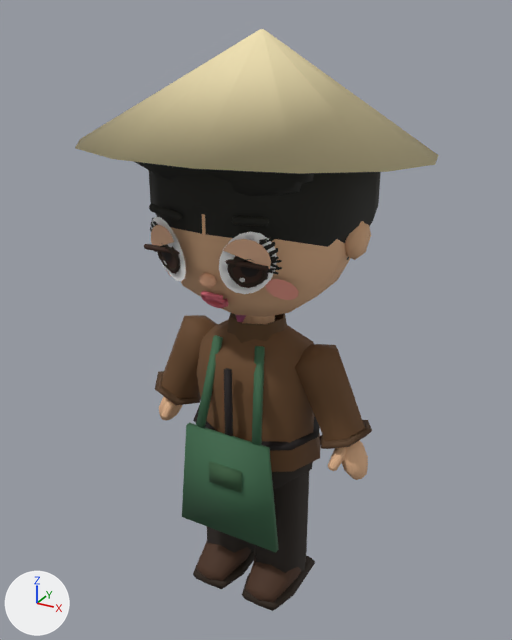
What one commit did to the glTF model assets/npc-moi/npc-vendor-nau-vua.glb.
One viewpoint serves both versions: a 50 mm lens placed at (0.718, -1.311, 1.373), pointed at (-0.012, 0.016, 0.71). The axes (+X, +Y, +Z) are drawn at lower left. The lights are the same throughout. The picture after the commit comes second.

The older version as bpy lines, for what is in view:
```python
me_eyes_tired = bpy.data.meshes.new('eyes_tired')
me_eyes_tired.from_pydata(...)  # 176 vertices, 196 faces; spans x -0.142..0.142, y -0.233..-0.185, z 0.872..0.991
me_eyes_tired.materials.append(mat_m_eyes_tired)
me_eyes_wide = bpy.data.meshes.new('eyes_wide')
me_eyes_wide.from_pydata(...)  # 130 vertices, 120 faces; spans x -0.144..0.144, y -0.225..-0.183, z 0.866..0.998
me_eyes_wide.materials.append(mat_m_eyes_wide)
me_npc_body = bpy.data.meshes.new('npc_body')
me_npc_body.from_pydata(...)  # 955 vertices, 1682 faces; spans x -0.373..0.373, y -0.361..0.364, z 0.0..1.336
me_npc_body.materials.append(mat_m_npc_vendor)
ob_eyes_tired = bpy.data.objects.new('eyes_tired', me_eyes_tired)
ob_eyes_tired.location = (0.0, 0.0, 0.0)
ob_eyes_wide = bpy.data.objects.new('eyes_wide', me_eyes_wide)
ob_eyes_wide.location = (0.0, 0.0, 0.0)
ob_npc_body = bpy.data.objects.new('npc_body', me_npc_body)
ob_npc_body.location = (0.0, 0.0, 0.0)
# also in view: 'face' at (0.0, -0.17, 0.87)
```
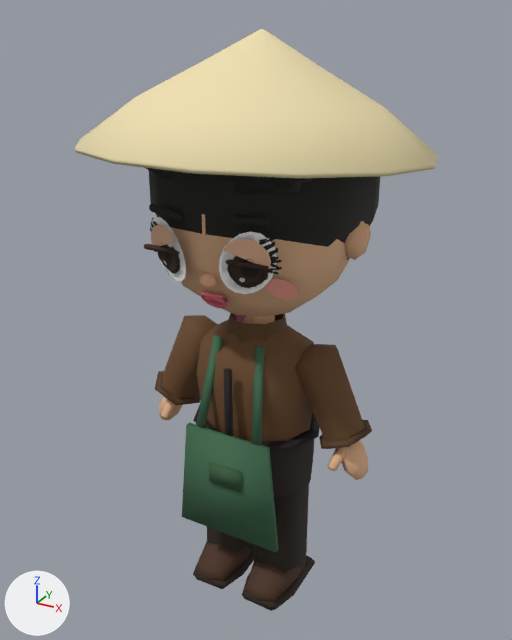
The change, as JSON lines over the scene's bpy script:
```json
{"block": "me_npc_body", "where": "# used by ob_npc_body; location = (0.0, 0.0, 0.0)"}
{"op": "remove", "block": "me_npc_body", "code": "me_npc_body.from_pydata(...)  # 955 vertices, 1682 faces; spans x -0.373..0.373, y -0.361..0.364, z 0.0..1.336"}
{"op": "add", "block": "me_npc_body", "code": "me_npc_body.from_pydata(...)  # 955 vertices, 1682 faces; spans x -0.373..0.373, y -0.361..0.364, z 0.001..1.336"}
{"block": "me_npc_body", "change": "me_npc_body part 1: 166 vertices removed from x -0.287..0.287, y -0.127..0.126, z 0.0..0.668; 130 vertices added at x -0.286..0.286, y -0.127..0.12, z 0.001..0.668"}
{"block": "me_npc_body", "change": "me_npc_body part 2: 4 vertices moved from x -0.196..0.196, y -0.17..0.238, z 1.131..1.233 to x -0.191..0.191, y -0.176..0.241, z 1.133..1.215; 44 vertices removed from x -0.196..0.196, y -0.213..0.238, z 1.048..1.239; 80 vertices added at x -0.371..0.371, y -0.36..0.361, z 1.045..1.28"}
```

Where the change shows, as pixel boxes (x1, y1, x2, y2) in the pictures (512 x 640 px; the box of a moved part takes in the faces that stretch with it):
```json
{"part": 1, "of": "me_npc_body", "change": "moved or reshaped", "before": [161, 318, 368, 611], "after": [161, 318, 368, 611]}
{"part": 2, "of": "me_npc_body", "change": "moved or reshaped", "before": [133, 161, 314, 196], "after": [75, 29, 439, 195]}
```
